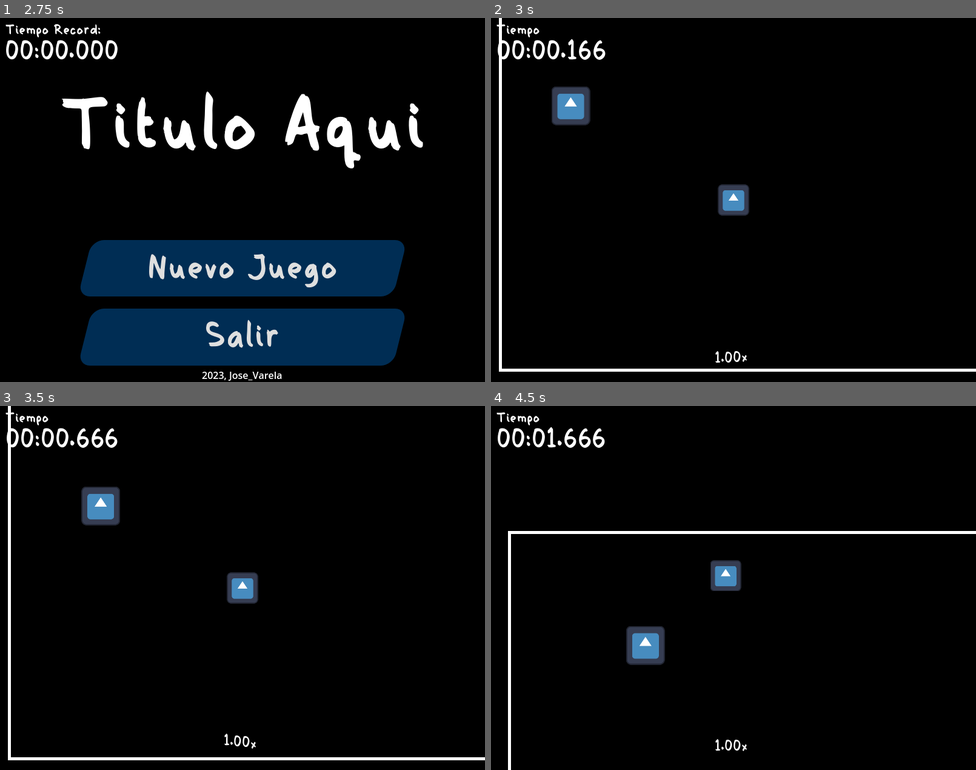
Above: before the commit, frames 1-4 (two rows, left to right).
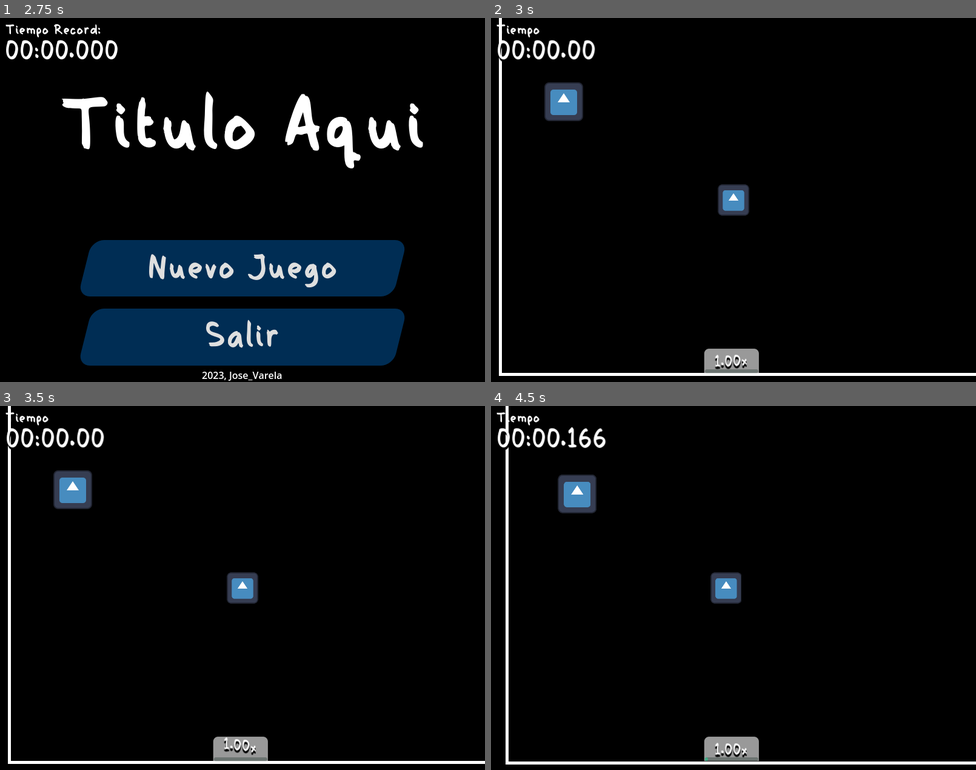
Above: after the commit, the same moments.

Repository: JoseVarelaP/CatchYou
Game: Godot game, scene res://scenes/LogoIntro.tscn
The game is run twice, just before and just after one commit, with the same random seed, the same clock (stepped at 60 frames per second) and the same inputs. The engine's default icon, where the game draws it, is replaced by a stand-in: a white triangle on a blue panel in a dark square. Sound files missing from this copy of the repository are replaced by a short silence.
Inputs:
- Up to frame 1 (2.75 s): hold Right (move_right) 0.53-1.28 s; tap Enter at 1.25 s; hold Down (move_down) 1.28-2.03 s; tap Space at 2 s; hold Right (move_right) from 2.03 s (still down)
- Up to frame 2 (3 s): release Right (move_right) at 2.75 s; click "Nuevo Juego" at 2.75 s
- Up to frame 3 (3.5 s): no input
- Up to frame 4 (4.5 s): hold Up (move_up) 3.53-4.28 s; hold Left (move_left) from 4.28 s (still down)

Frame 1 is identical in both runs. In frame 2, 3.4% of the frame differs, in the area x 1-100%, y 2-99%; in frame 3, 4.1%; in frame 4, 5.8%, in the area x 2-100%, y 0-100%.
Error in both runs: Cannot call method 'change_scene_to_file' on a null value. (res://scripts/Menu.gd:10)

Commit message:
Ritmo con BPM, mas animaciones

Diff:
--- a/scenes/Juego.tscn
+++ b/scenes/Juego.tscn
@@ -11,6 +11,7 @@
 [ext_resource type="AudioStream" uid="uid://c5pe7ulc518jk" path="res://sounds/level-up.mp3" id="7_igkff"]
 [ext_resource type="StyleBox" uid="uid://pdto5gafe0tl" path="res://EST-BotonHover.tres" id="8_ktrru"]
 [ext_resource type="AudioStream" uid="uid://bo31nw0f4vh3r" path="res://sounds/game-music-loop.ogg" id="8_vtdgg"]
+[ext_resource type="AnimationLibrary" uid="uid://cqt43def38q83" path="res://animations/collection.res" id="9_4b5vw"]
 [ext_resource type="StyleBox" uid="uid://cgy7vdqjw3tj" path="res://EST-BotonPresionado.tres" id="9_7of06"]
 
 [sub_resource type="TileSet" id="TileSet_ebaq8"]
@@ -23,146 +24,9 @@
 
 [sub_resource type="RectangleShape2D" id="RectangleShape2D_ookth"]
 
-[sub_resource type="Animation" id="Animation_2wv6d"]
-length = 0.001
-tracks/0/type = "value"
-tracks/0/imported = false
-tracks/0/enabled = true
-tracks/0/path = NodePath(".:modulate")
-tracks/0/interp = 1
-tracks/0/loop_wrap = true
-tracks/0/keys = {
-"times": PackedFloat32Array(0),
-"transitions": PackedFloat32Array(1),
-"update": 0,
-"values": [Color(1, 1, 1, 0)]
-}
-tracks/1/type = "value"
-tracks/1/imported = false
-tracks/1/enabled = true
-tracks/1/path = NodePath(".:scale")
-tracks/1/interp = 1
-tracks/1/loop_wrap = true
-tracks/1/keys = {
-"times": PackedFloat32Array(0),
-"transitions": PackedFloat32Array(1),
-"update": 0,
-"values": [Vector2(1, 1)]
-}
-tracks/2/type = "value"
-tracks/2/imported = false
-tracks/2/enabled = true
-tracks/2/path = NodePath("../../../../../Jugador/Camera2D:zoom")
-tracks/2/interp = 1
-tracks/2/loop_wrap = true
-tracks/2/keys = {
-"times": PackedFloat32Array(0),
-"transitions": PackedFloat32Array(1),
-"update": 0,
-"values": [Vector2(1, 1)]
-}
-tracks/3/type = "value"
-tracks/3/imported = false
-tracks/3/enabled = true
-tracks/3/path = NodePath("../../../../TiempoActual:horizontal_alignment")
-tracks/3/interp = 1
-tracks/3/loop_wrap = true
-tracks/3/keys = {
-"times": PackedFloat32Array(0),
-"transitions": PackedFloat32Array(1),
-"update": 1,
-"values": [0]
-}
-tracks/4/type = "value"
-tracks/4/imported = false
-tracks/4/enabled = true
-tracks/4/path = NodePath("../../../../TiempoActual:position")
-tracks/4/interp = 1
-tracks/4/loop_wrap = true
-tracks/4/keys = {
-"times": PackedFloat32Array(0),
-"transitions": PackedFloat32Array(1),
-"update": 0,
-"values": [Vector2(9, 35)]
-}
-
-[sub_resource type="Animation" id="Animation_hlnue"]
-resource_name = "highScoreShow"
-tracks/0/type = "value"
-tracks/0/imported = false
-tracks/0/enabled = true
-tracks/0/path = NodePath(".:modulate")
-tracks/0/interp = 1
-tracks/0/loop_wrap = true
-tracks/0/keys = {
-"times": PackedFloat32Array(0, 0.5),
-"transitions": PackedFloat32Array(1, 0.34151),
-"update": 0,
-"values": [Color(1, 1, 1, 0), Color(1, 1, 1, 1)]
-}
-tracks/1/type = "value"
-tracks/1/imported = false
-tracks/1/enabled = true
-tracks/1/path = NodePath(".:scale")
-tracks/1/interp = 2
-tracks/1/loop_wrap = true
-tracks/1/keys = {
-"times": PackedFloat32Array(0, 0.5),
-"transitions": PackedFloat32Array(1, 0.25),
-"update": 0,
-"values": [Vector2(2.08165e-12, 2.08165e-12), Vector2(1, 1)]
-}
-
-[sub_resource type="Animation" id="Animation_0bqvn"]
-resource_name = "moveTimer"
-length = 0.5
-tracks/0/type = "value"
-tracks/0/imported = false
-tracks/0/enabled = true
-tracks/0/path = NodePath("../../../../TiempoActual:horizontal_alignment")
-tracks/0/interp = 1
-tracks/0/loop_wrap = true
-tracks/0/keys = {
-"times": PackedFloat32Array(0, 0.1),
-"transitions": PackedFloat32Array(1, 1),
-"update": 1,
-"values": [0, 1]
-}
-tracks/1/type = "value"
-tracks/1/imported = false
-tracks/1/enabled = true
-tracks/1/path = NodePath("../../../../TiempoActual:position")
-tracks/1/interp = 1
-tracks/1/loop_wrap = true
-tracks/1/keys = {
-"times": PackedFloat32Array(0, 0.4),
-"transitions": PackedFloat32Array(0.267943, 4.75683),
-"update": 0,
-"values": [Vector2(9, 35), Vector2(312, 280)]
-}
-
-[sub_resource type="Animation" id="Animation_nev3y"]
-resource_name = "playerHitZoom"
-tracks/0/type = "value"
-tracks/0/imported = false
-tracks/0/enabled = true
-tracks/0/path = NodePath("../../../../../Jugador/Camera2D:zoom")
-tracks/0/interp = 2
-tracks/0/loop_wrap = true
-tracks/0/keys = {
-"times": PackedFloat32Array(0, 0.4),
-"transitions": PackedFloat32Array(0.0490367, 0.143588),
-"update": 0,
-"values": [Vector2(1, 1), Vector2(2, 2)]
-}
-
-[sub_resource type="AnimationLibrary" id="AnimationLibrary_8f6n4"]
-_data = {
-"RESET": SubResource("Animation_2wv6d"),
-"highScoreShow": SubResource("Animation_hlnue"),
-"moveTimer": SubResource("Animation_0bqvn"),
-"playerHitZoom": SubResource("Animation_nev3y")
-}
+[sub_resource type="StyleBoxFlat" id="StyleBoxFlat_mw3uw"]
+corner_radius_top_left = 8
+corner_radius_top_right = 8
 
 [node name="Juego" type="Node2D"]
 script = ExtResource("1_icbs4")
@@ -181,8 +45,9 @@
 color = Color(0.239216, 0.239216, 0.239216, 1)
 
 [node name="ReferenceRect" type="ReferenceRect" parent="."]
+offset_top = 8.0
 offset_right = 800.0
-offset_bottom = 600.0
+offset_bottom = 608.0
 border_color = Color(1, 1, 1, 1)
 border_width = 5.0
 editor_only = false
@@ -247,7 +112,15 @@
 [node name="CollisionShape2D" type="CollisionShape2D" parent="Enem1"]
 shape = SubResource("RectangleShape2D_ookth")
 
+[node name="AnimationPlayer" type="AnimationPlayer" parent="."]
+root_node = NodePath("../Interfaz")
+libraries = {
+"": ExtResource("9_4b5vw")
+}
+
 [node name="Interfaz" type="CanvasLayer" parent="."]
+scale = Vector2(1.002, 1.002)
+transform = Transform2D(1.002, 0, 0, 1.002, 0, 0)
 
 [node name="FondoPerdida" type="ColorRect" parent="Interfaz"]
 visible = false
@@ -260,6 +133,8 @@
 offset_top = 35.0
 offset_right = 174.0
 offset_bottom = 80.0
+theme_override_colors/font_shadow_color = Color(0, 0, 0, 1)
+theme_override_constants/shadow_offset_y = 4
 theme_override_fonts/font = ExtResource("6_udm3b")
 theme_override_font_sizes/font_size = 42
 text = "00:00.00
@@ -274,17 +149,40 @@
 theme_override_font_sizes/font_size = 24
 text = "Tiempo"
 
-[node name="speedFactor" type="RichTextLabel" parent="Interfaz"]
+[node name="speedFactor" type="Panel" parent="Interfaz"]
+offset_left = 351.297
+offset_top = 543.912
+offset_right = 441.297
+offset_bottom = 583.912
+theme_override_styles/panel = SubResource("StyleBoxFlat_mw3uw")
+metadata/_edit_group_ = true
+metadata/_edit_lock_ = true
+
+[node name="value" type="RichTextLabel" parent="Interfaz/speedFactor"]
 clip_contents = false
-offset_left = 352.0
-offset_top = 544.0
-offset_right = 440.0
-offset_bottom = 584.0
+offset_left = 0.998016
+offset_top = 4.98993
+offset_right = 88.998
+offset_bottom = 44.9899
+theme_override_colors/font_shadow_color = Color(0, 0, 0, 1)
+theme_override_constants/shadow_offset_x = 0
+theme_override_constants/shadow_offset_y = 4
 theme_override_fonts/normal_font = ExtResource("6_udm3b")
 theme_override_font_sizes/normal_font_size = 24
 bbcode_enabled = true
 text = "[p align=center][wave amp=60.0 freq=8.0]1.00x[/wave][/p]"
 shortcut_keys_enabled = false
+metadata/_edit_lock_ = true
+
+[node name="ProgressBar" type="ProgressBar" parent="Interfaz/speedFactor"]
+modulate = Color(0, 1, 0.647059, 1)
+layout_mode = 0
+offset_left = 0.997986
+offset_top = 33.9322
+offset_right = 88.998
+offset_bottom = 39.9322
+max_value = 10.0
+show_percentage = false
 
 [node name="Perdiste" type="MarginContainer" parent="Interfaz"]
 visible = false
@@ -317,6 +215,7 @@
 offset_top = 216.0
 offset_right = 510.0
 offset_bottom = 276.0
+scale = Vector2(2.08165e-12, 2.08165e-12)
 pivot_offset = Vector2(200, 30)
 theme_override_fonts/font = ExtResource("6_udm3b")
 theme_override_font_sizes/font_size = 48
@@ -329,7 +228,6 @@
 size_flags_vertical = 3
 size_flags_stretch_ratio = 0.57
 theme_override_constants/separation = 20
-metadata/_edit_lock_ = true
 
 [node name="MarginContainer" type="MarginContainer" parent="Interfaz/Perdiste/Contenido Juego/VBoxContainer"]
 layout_mode = 2
@@ -367,16 +265,25 @@
 [node name="Container" type="Container" parent="Interfaz/Perdiste/Contenido Juego/VBoxContainer"]
 layout_mode = 2
 
-[node name="AnimationPlayer" type="AnimationPlayer" parent="Interfaz"]
-root_node = NodePath("../Perdiste/Contenido Juego/HitLabel/60")
-libraries = {
-"": SubResource("AnimationLibrary_8f6n4")
-}
+[node name="RichTextLabel" type="RichTextLabel" parent="Interfaz"]
+clip_contents = false
+offset_left = 232.0
+offset_top = 700.0
+offset_right = 552.0
+offset_bottom = 834.0
+pivot_offset = Vector2(160, 67)
+theme_override_fonts/normal_font = ExtResource("6_udm3b")
+theme_override_font_sizes/normal_font_size = 128
+bbcode_enabled = true
+text = "[p align=center][wave amp=60.0 freq=8.0]Listo?[/wave][/p]"
 
 [node name="nextLevelTimer" type="Timer" parent="."]
+
+[node name="BPMTimer" type="Timer" parent="."]
 
 [connection signal="finished" from="MusicStart" to="." method="_SongIntroFinished"]
 [connection signal="body_entered" from="Enem1/Area2D" to="." method="_on_area_2d_body_entered"]
 [connection signal="button_up" from="Interfaz/Perdiste/Contenido Juego/VBoxContainer/MarginContainer/Reiniciar" to="." method="_on_reiniciar_button_up"]
 [connection signal="button_up" from="Interfaz/Perdiste/Contenido Juego/VBoxContainer/MarginContainer2/Salir" to="." method="_on_salir_button_up"]
 [connection signal="timeout" from="nextLevelTimer" to="." method="_on_next_level_timer_timeout"]
+[connection signal="timeout" from="BPMTimer" to="." method="_CrossedBeat"]
--- a/scripts/Actividad-Juego.gd
+++ b/scripts/Actividad-Juego.gd
@@ -9,16 +9,24 @@
 @onready var LoopMusic = $MusicLoop
 @onready var highScoreSound = $"/root/GlobalAudio/highScoreSnd"
 @onready var LvUpSound = $levelUp
-@onready var animPlayer = $Interfaz/AnimationPlayer
+@onready var animPlayer = $AnimationPlayer
 @onready var tiempoLabel = $Interfaz/TiempoActual
-@onready var speedLabel = $Interfaz/speedFactor
+@onready var speedCont = $Interfaz/speedFactor
+@onready var speedLabel = $Interfaz/speedFactor/value
 @onready var rand = RandomNumberGenerator.new()
 
 @onready var skillTimer = $nextLevelTimer
+@onready var BPMTimer = $BPMTimer
 
 @onready var enemy = $Enem1
 
+const BPM: float = 60.0/140.5
 var curShakeStrength: float = 0.0
+
+##
+var curRhythmStrength: float = 0.0
+var beatsUntilRave: int = 15
+##
 
 var tiempoTotal: float = 0.0
 var lostGame: bool = false
@@ -31,10 +39,26 @@
 # Called when the node enters the scene tree for the first time.
 func _ready() -> void:
 	rand.randomize()
+	UltimoTiempo = saveFile.loadfile()
+	ogSpeedLabelPos = speedCont.position
+	lostGame = true
+
+	$Jugador.setAllowedToMove(false)
+	$Enem1.setMove(false)
+
+	animPlayer.play("readyAnim")
+
+	await get_tree().create_timer(1.5).timeout
+
+	beginGame()
+
+func beginGame() -> void:
+	lostGame = false
 	gameMusic.play()
-	UltimoTiempo = saveFile.loadfile()
 	skillTimer.start(10)
-	ogSpeedLabelPos = speedLabel.position
+	BPMTimer.start(BPM)
+	$Jugador.setAllowedToMove(true)
+	$Enem1.setMove(true)
 
 func applyShake() -> void:
 	curShakeStrength = ShakeStrength
@@ -56,12 +80,14 @@
 	gameMusic.stop()
 	LoopMusic.stop()
 	speedLabel.set_text( "[p align=center]%.2fx[/p]" % enemySpeedFactor )
-	$Jugador.setAllowedToMove(false)
+	$Jugador.failPlayer()
 	$Enem1.setMove(false)
 	skillTimer.stop()
+	BPMTimer.stop()
 	applyShake()
 
 	animPlayer.play("playerHitZoom")
+	animPlayer.play("moveTimer")
 
 	await get_tree().create_timer(1).timeout
 
@@ -72,7 +98,6 @@
 	$Interfaz/FondoPerdida.set_visible(true)
 
 	if( tiempoTotal > UltimoTiempo ):
-		animPlayer.play("moveTimer")
 		animPlayer.play("highScoreShow")
 		highScoreSound.play()
 		# es un record!
@@ -83,15 +108,19 @@
 	if( curShakeStrength > 0.0 ):
 		curShakeStrength = lerp(curShakeStrength, 0.0, ShakeDecay * delta)
 		camera.offset = getRandomCameraOffset()
-		speedLabel.position = ogSpeedLabelPos + getRandomCameraOffset()
+		speedCont.position = ogSpeedLabelPos + getRandomCameraOffset()
+
+	if( curRhythmStrength > 0.0 ):
+		curRhythmStrength = lerp(curRhythmStrength, 0.0, ShakeDecay * delta)
+		speedCont.position = ogSpeedLabelPos + Vector2(0, -curRhythmStrength)
 
 	if( lostGame ):
 		return
 
-
 	GlobalVars.areaForPlayer += Vector2(delta * 3.0, delta * 3.0)
 	$ReferenceRect.set_size( GlobalVars.areaForPlayer )
 	#var pos = getPlayerTilePosition()
+	$Interfaz/speedFactor/ProgressBar.set_value( abs(10 - skillTimer.time_left) )
 	#$Jugador/DBGPos.set_text( "%d,%d" % [pos.x,pos.y] )
 
 	# Suma el tiempo actual a lo que esta.
@@ -104,11 +133,16 @@
 		print_debug("[Actividad-Juego] Jugador - Colision con kill trigger")
 		actionLoseGame()
 
+func resetBoardSize() -> void:
+	GlobalVars.areaForPlayer = Vector2(800.0,600.0)
+
 func _on_reiniciar_button_up() -> void:
 	# Recarga los elementos y reinicia la partida.
+	resetBoardSize()
 	get_tree().reload_current_scene()
 
 func _on_salir_button_up() -> void:
+	resetBoardSize()
 	get_tree().change_scene_to_file("res://scenes/main_menu.tscn")
 
 func _on_next_level_timer_timeout() -> void:
@@ -119,3 +153,10 @@
 
 func _SongIntroFinished() -> void:
 	LoopMusic.play()
+
+func _CrossedBeat():
+	if(beatsUntilRave > 0):
+		beatsUntilRave -= 1
+		print(beatsUntilRave)
+	else:
+		curRhythmStrength = 8.0
--- a/scripts/GlobalVars.gd
+++ b/scripts/GlobalVars.gd
@@ -2,7 +2,7 @@
 
 var current_scene: Node
 
-@export var areaForPlayer: Vector2 = Vector2(800,600)
+@export var areaForPlayer: Vector2 = Vector2(800.0,600.0)
 
 # Called when the node enters the scene tree for the first time.
 func _ready():
--- a/scripts/Jugador.gd
+++ b/scripts/Jugador.gd
@@ -12,8 +12,10 @@
 
 func setAllowedToMove(state : bool) -> void:
 	allowedToMove = state
-	if( !state ):
-		hitSound.play()
+
+func failPlayer() -> void:
+	setAllowedToMove(false)
+	hitSound.play()
 
 func CheckBoundries() -> void:
 	# Declara limites de posición para que no se salga de la pantalla.
@@ -35,8 +37,6 @@
 	if( not allowedToMove ):
 		return
 
-	print_debug(GlobalVars.areaForPlayer)
-
 	input = getInputMovement()
 
 	if input == Vector2.ZERO:
Not shown: 1 places in scenes/Juego.tscn that only renumber resources
